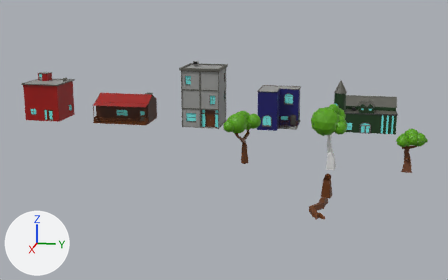
Renders of the Blender file Assets/Models/Blender~/houses.blend from each side of a commit.
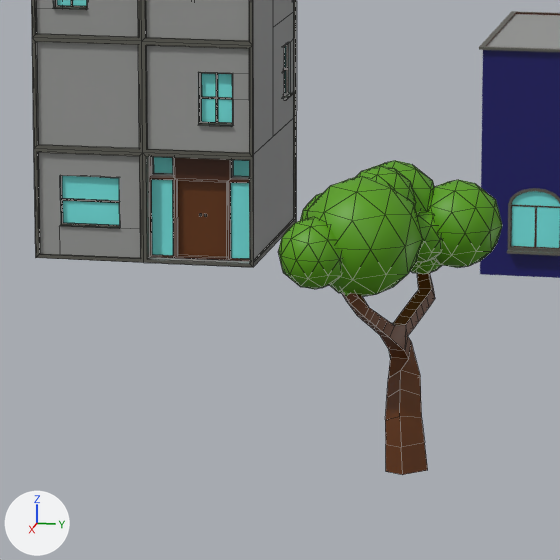
Old and new are each drawn whole from a 50 mm camera at (31.15, 10.5, 7.19) aimed at (4.65, 5.2, 0.56) and again close up on the part from 39% to 60% of the width and 30% to 64% of the height. Every picture has the same lights, and +X, +Y and +Z are marked at lower left. The close-ups show mesh edges as thin lines.

The first close-up shows 'House 3', 'House 4', 'Tree1'.
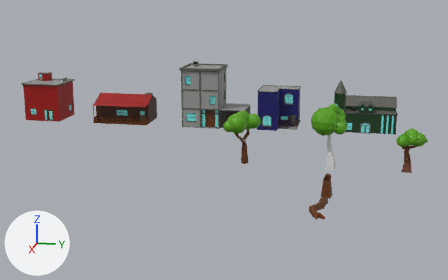
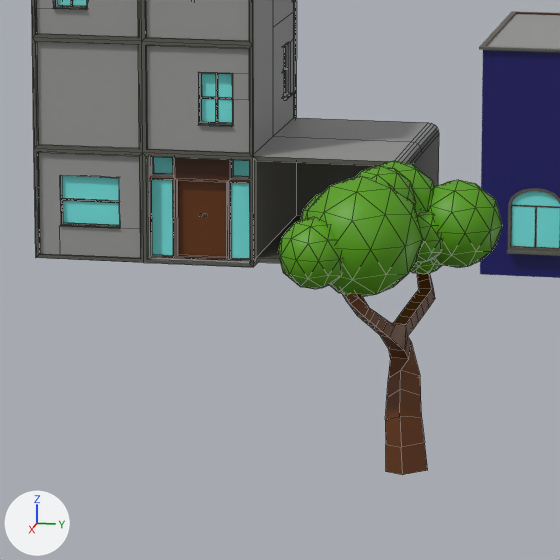
Where the newer file only moved an object's origin or applied its transform, the numbers keep the older frame.

What differs and where, as boxes (x1, y1, x2, y2) in the close-ups (560 x 560 px):
'House 3', reshaped
    before: (31, 0, 297, 267)
    after: (31, 0, 439, 267)
part 1 of me_plane_001, built on
    before: (254, 118, 294, 259)
    after: (254, 118, 439, 263)

The change, as a list of edits to the scene's bpy script:
```text
Change me_plane_001:
    used by ob_house_3; location = (0.0, 0.0, 0.0)
    remove me_plane_001.from_pydata(...)  # 790 vertices, 473 faces; spans x -2.07..0.07, y 1.93..4.07, z 0.0..3.35
    add me_plane_001.from_pydata(...)  # 828 vertices, 506 faces; spans x -2.07..0.07, y 1.93..5.36, z 0.0..3.35
    me_plane_001 part 1
    1 face is deleted
    29 vertices are added at x -1.96..-0.04, y 4.02..5.36, z 0.04..1.0
    9 new vertices lie (1.87, 0.0, 0.0) away from vertices in x -1.91, y 4.02..5.32, z 0.08..0.96
    26 new faces join them, mat_stone (dark grey #5c5b53)
    8 new faces join them, mat_light_stone (grey #989997)
```
